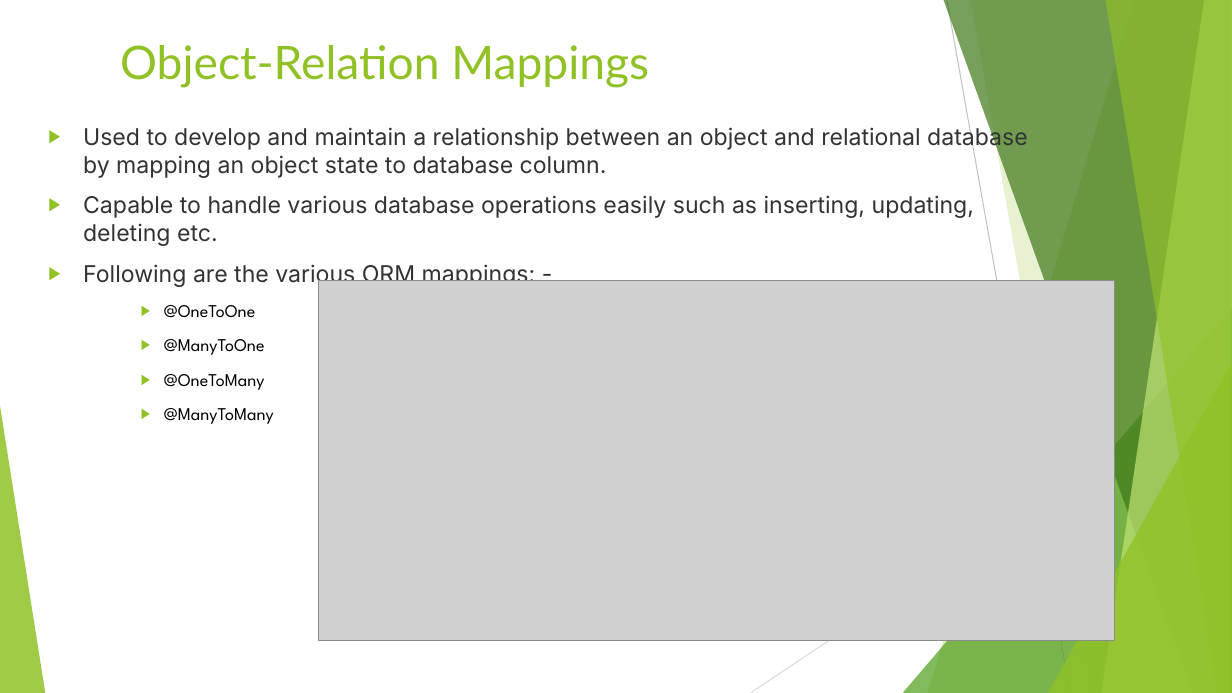
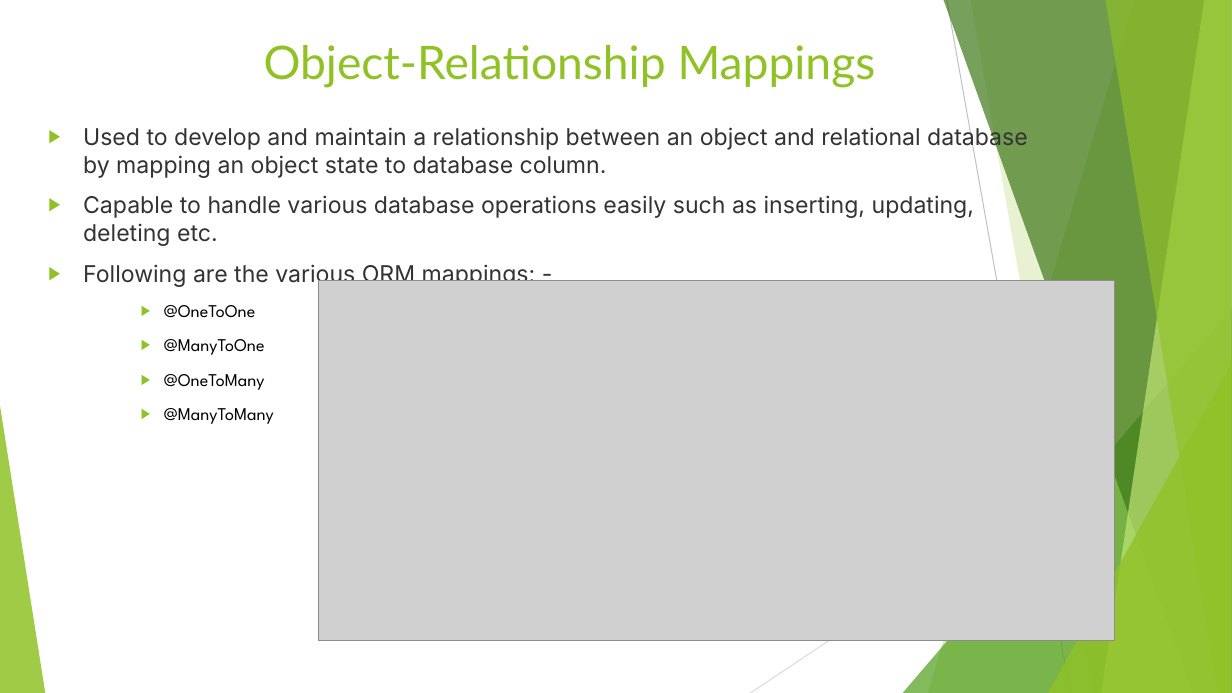
Before and after one commit to SwarnadeepGhosh/CollegeAPI-JPA, a slide deck: slide 12 of img/JPATutorial.pptx (slide 8 before the commit). Drawn at 1232x693 pixels with LibreOffice and Linux fonts; fonts in the diff are those of the drawing; grey boxes stand for pictures. Boxes give left, top, right and bottom in pixels: in the first picture for what was removed or moved away, otherwise in the second. Text is boxed around its words. In the diff, an @@ line names an element or a change of style, - is before the commit and + after.

```diff
--- a/img/JPATutorial.pptx
+++ b/img/JPATutorial.pptx
@@ title at box(264, 45, 876, 88): text changed @@
-Object-Relation Mappings
+Object-Relationship Mappings
```
Also in this commit, not shown: 9 other slides changed, 8 slides added, 1 slide removed.
